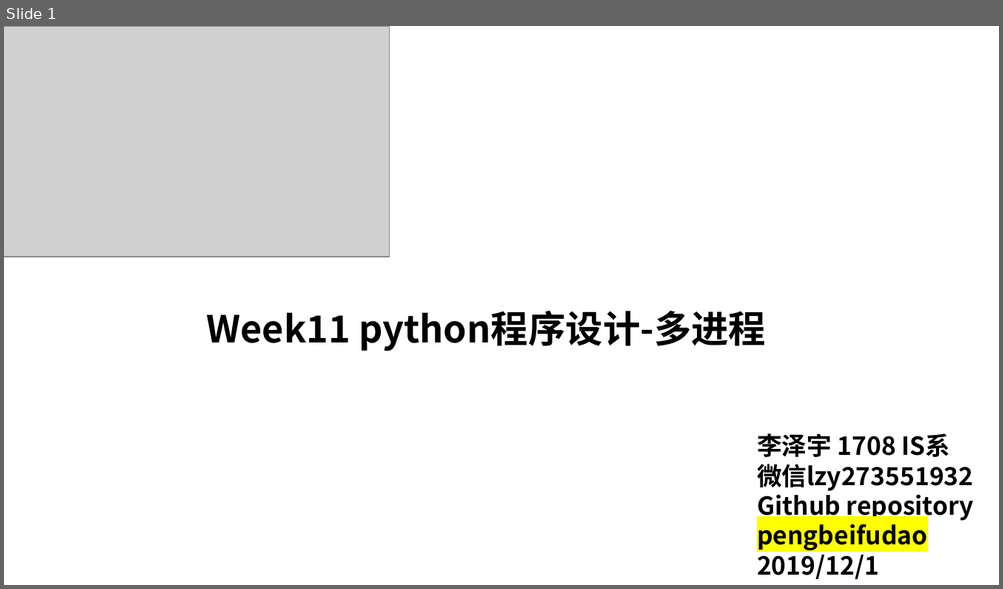
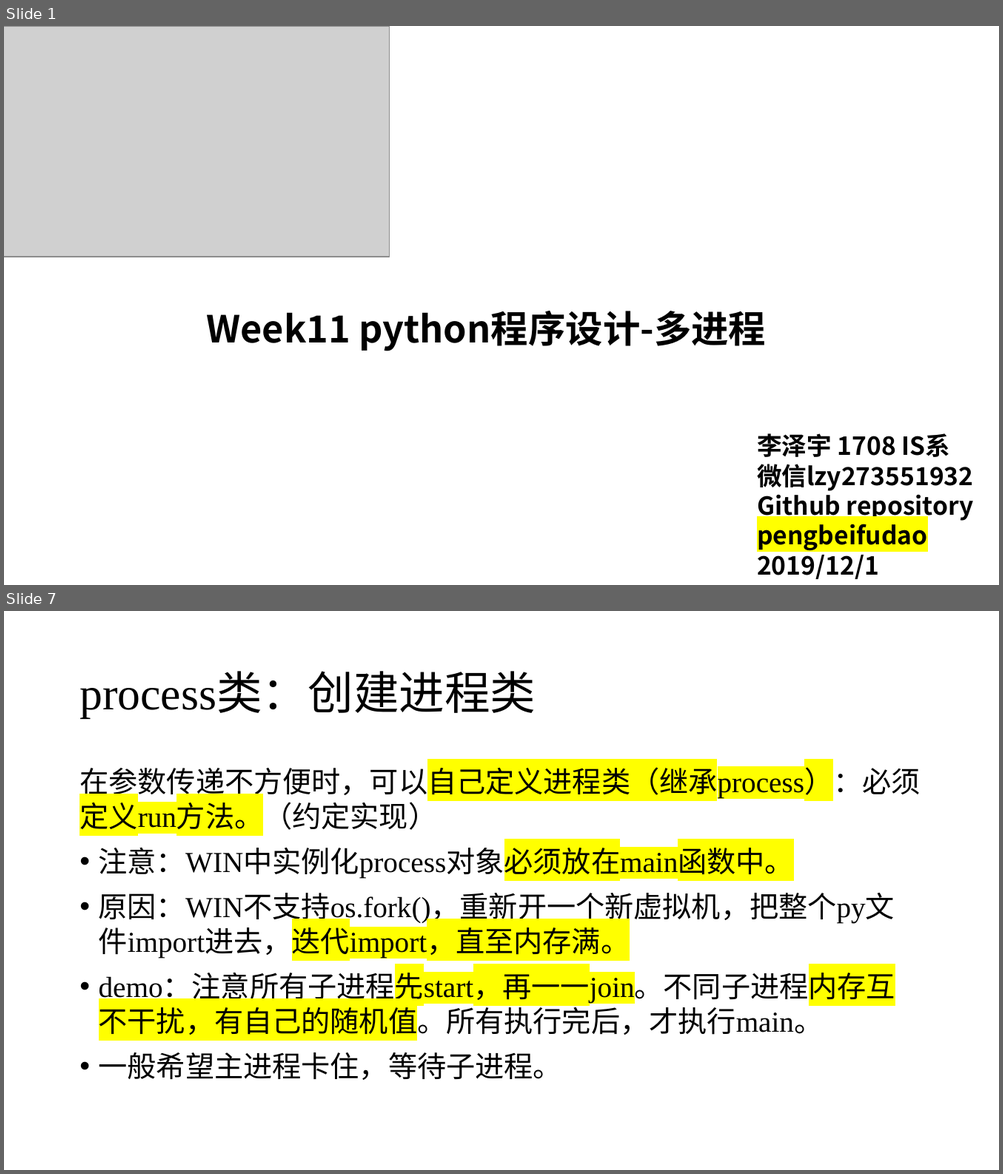
Before and after one commit to lizeyubuaa/pengbeifudao, a slide deck: week13/第十一周多进程.pptx. Shown one above the other, each under a label of ours: slide 1 before the commit, slides 1 and 7 after it; the slides between them are not shown. The pictures are 1003x589 and 1003x1174 pixels, drawn with LibreOffice and Linux fonts; fonts in the diff are those of the drawing; grey boxes stand for pictures. Boxes give left, top, right and bottom in pixels: in the first picture for what was removed or moved away, otherwise in the second. Text is boxed around its words. In the diff, an @@ line names an element or a change of style, - is before the commit and + after.

```diff
--- a/week13/第十一周多进程.pptx
+++ b/week13/第十一周多进程.pptx
@@ slide 7 added at (x1=4, y1=611, x2=999, y2=1170), background #FFFFFF @@
@@ title added at (x1=79, y1=673, x2=535, y2=718), 44 pt, text #000000 @@
+process类：创建进程类
@@ text added at (x1=79, y1=763, x2=919, y2=1080), 28 pt, text #000000 @@
+在参数传递不方便时，可以自己定义进程类（继承process）：必须定义run方法。（约定实现）
+• 注意：WIN中实例化process对象必须放在main函数中。
+• 原因：WIN不支持os.fork()，重新开一个新虚拟机，把整个py文件import进去，迭代import，直至内存满。
+• demo：注意所有子进程先start，再一一join。不同子进程内存互不干扰，有自己的随机值。所有执行完后，才执行main。
+• 一般希望主进程卡住，等待子进程。
```
Also in this commit, not shown: 15 slides changed, 2 other slides added, 14 other files.
